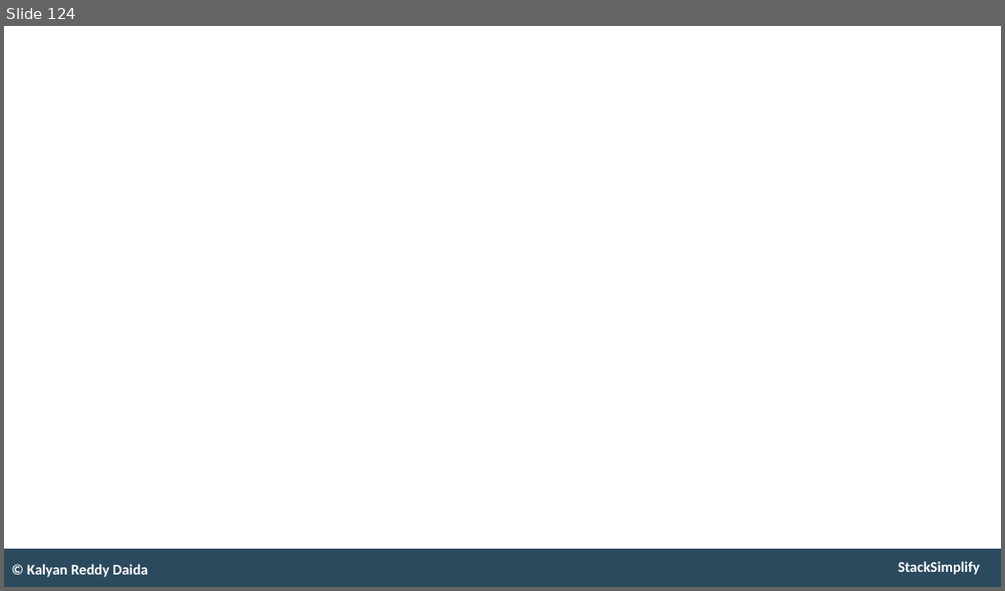
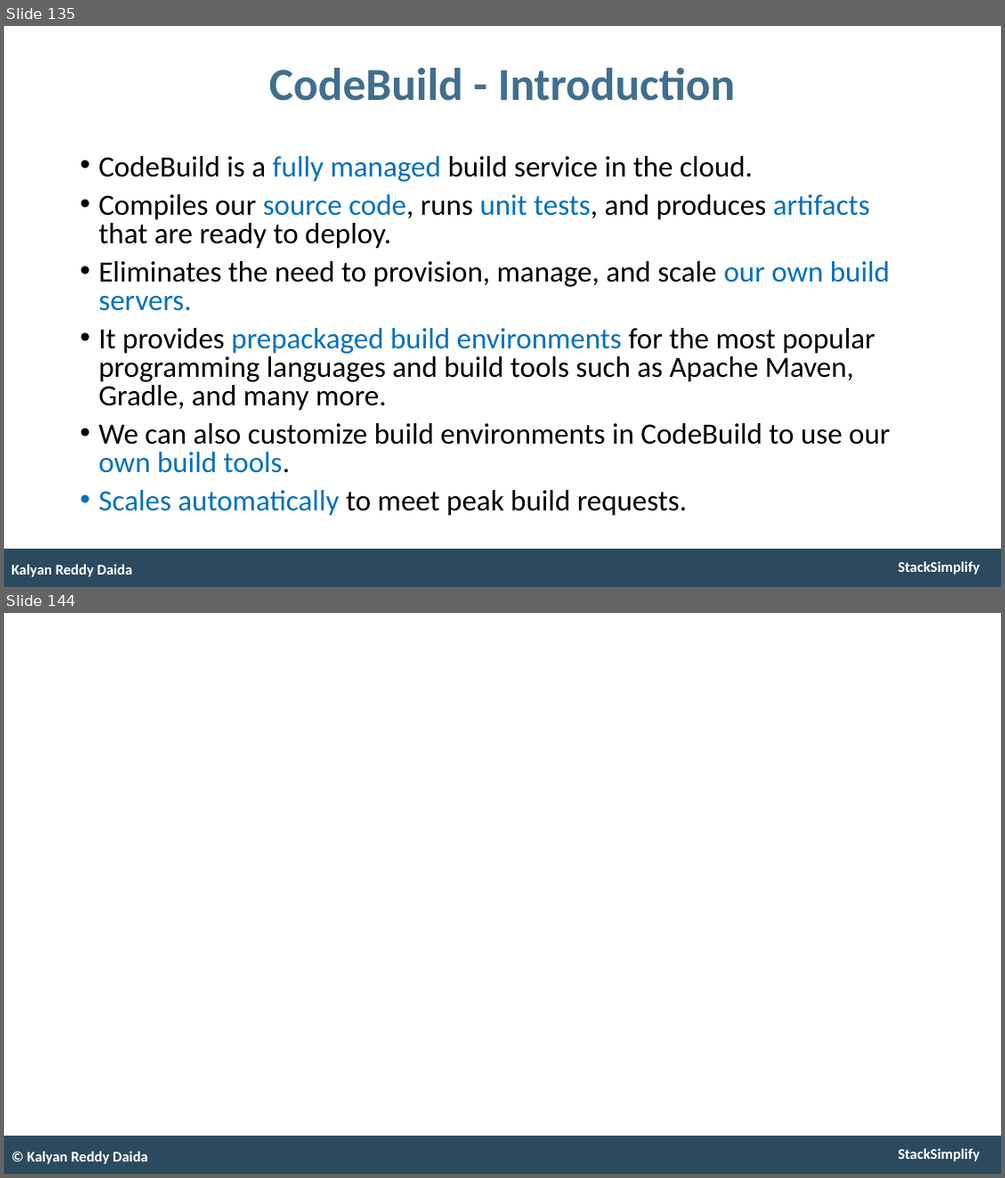
Before and after one commit to Superstar0715/aws-eks-kubernetes-masterclass, a slide deck: presentation/AWS-Fargate-and-EKS-Masterclass.pptx. Shown one above the other, each under a label of ours: slide 124 before the commit, slides 135 and 144 after it; the slides between them are not shown. The pictures are 1005x591 and 1005x1178 pixels, drawn with LibreOffice and Linux fonts; fonts in the diff are those of the drawing. Boxes give left, top, right and bottom in pixels: in the first picture for what was removed or moved away, otherwise in the second. Text is boxed around its words. In the diff, an @@ line names an element or a change of style, - is before the commit and + after.

```diff
--- a/presentation/AWS-Fargate-and-EKS-Masterclass.pptx
+++ b/presentation/AWS-Fargate-and-EKS-Masterclass.pptx
@@ slide 135 added at (4, 26, 1001, 587), background #FFFFFF; not listed: 2 template elements that a slide beside it also shows @@
@@ title added at (269, 68, 735, 101), 53 pt, text #406F8D, bold @@
+CodeBuild - Introduction
@@ text added at (98, 156, 890, 516), 34 pt, text #000000 @@
+• CodeBuild is a fully managed build service in the cloud.
+• Compiles our source code, runs unit tests, and produces artifacts that are ready to deploy.
+• Eliminates the need to provision, manage, and scale our own build servers.
+• It provides prepackaged build environments for the most popular programming languages and build tools such as Apache Maven, Gradle, and many more.
+• We can also customize build environments in CodeBuild to use our own build tools.
+• Scales automatically to meet peak build requests.
@@ text added at (11, 564, 133, 577), 17 pt, text #FFFFFF, bold @@
+Kalyan Reddy Daida
@@ what was slide 124 is now slide 144 @@
```
Also in this commit, not shown: 1 slide changed, 19 other slides added, 1 other file.
